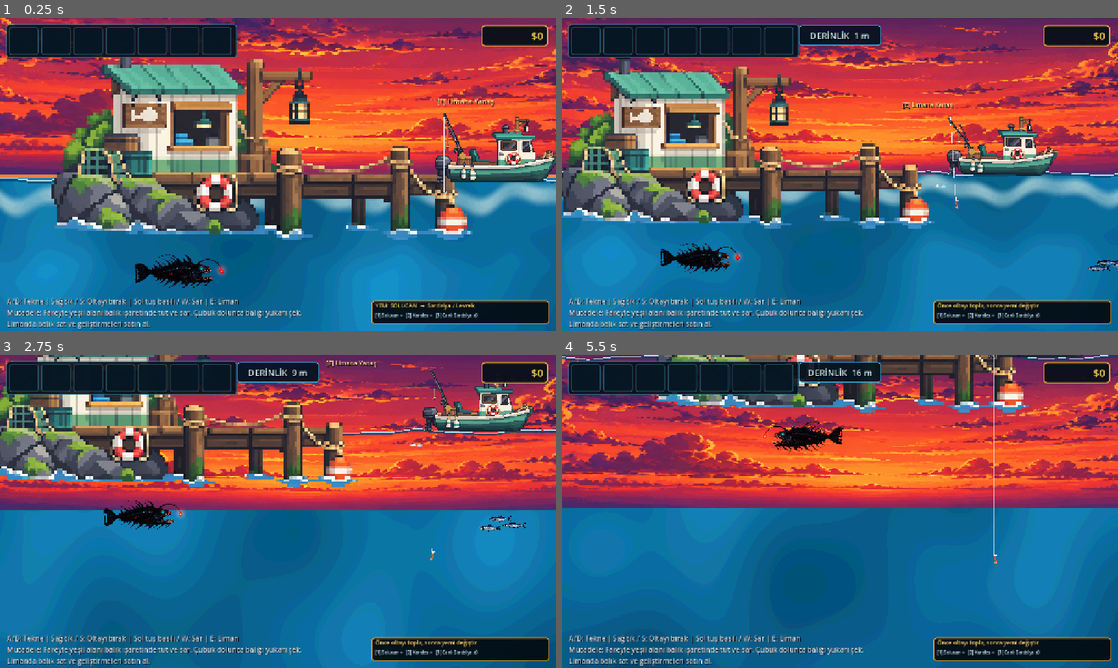
Above: before the commit, frames 1-4 (two rows, left to right).
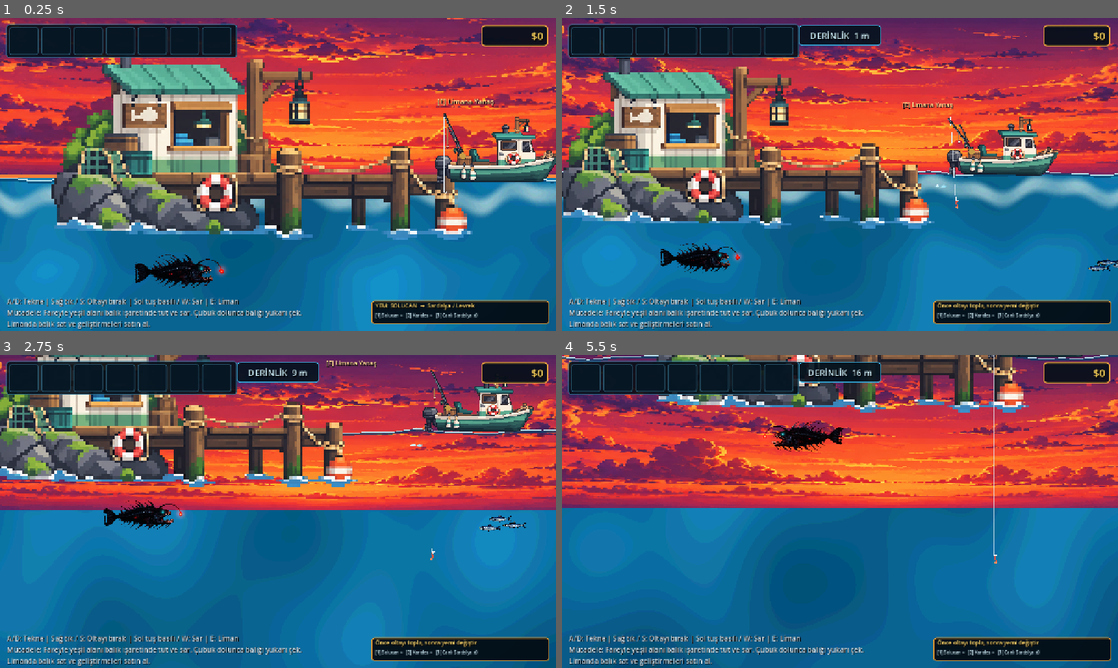
Above: after the commit, the same moments.

Repository: mirackayademir/TinyFisher
Game: Godot game, scene res://scenes/world.tscn
Same seed, same stepped clock (60 frames per second), same inputs: the game is played once before the commit and once after it.
Inputs (mouse positions are in pixels of both pictures, inside the frame that each line leads up to):
- Up to frame 1 (0.25 s): no input
- Up to frame 2 (1.5 s): tap Enter at 0.5 s; move the mouse to (962, 158) at 0.52 s; hold D (move_right) 0.53-1.28 s; tap E (dock) at 0.6 s; click (962, 158) at 0.67 s; move the mouse to (728, 190) at 1.27 s; hold S from 1.28 s (still down); tap 1 at 1.35 s
- Up to frame 3 (2.75 s): move the mouse to (333, 442) at 2.02 s; release S at 2.03 s; hold D (move_right) from 2.03 s (still down); tap 2 at 2.1 s
- Up to frame 4 (5.5 s): move the mouse to (812, 574) at 2.77 s; release D (move_right) at 2.78 s; hold W 2.78-3.53 s; tap one key every 0.75 s from 2.85 s: 3 E (dock) 1 2; click (812, 574) at 2.92 s; move the mouse to (1006, 558) at 3.52 s; hold A (move_left) 3.53-5.03 s; move the mouse to (673, 464) at 4.27 s; move the mouse to (867, 511) at 5.02 s; hold S from 5.03 s (still down); click (867, 511) at 5.17 s

The runs differ from the first frame. In frame 1, 16% of the frame differs, in the area x 0-100%, y 0-50%; in frame 2, 15%; in frame 3, 16%; in frame 4, 22%, in the area x 0-100%, y 0-49%.

Commit message:
Fix sky waterline seam

Diff:
--- a/scenes/environment_layers.gd
+++ b/scenes/environment_layers.gd
@@ -9,6 +9,9 @@
 const WATER_SURFACE_Y: float = 360.0
 const WORLD_LEFT_X: float = -1000.0
 const WORLD_RIGHT_X: float = 11000.0
+
+# Sky assetinin en altindaki sert turuncu piksel bandini kullanmiyoruz.
+const SKY_BOTTOM_CROP_PX: float = 14.0
 
 # World.tscn Sky=-10, Water=-9. Gokyuzu yeni tabanin ustunde,
 # su/oynanis elemanlarinin arkasinda kalir.
@@ -43,7 +46,7 @@
 func _ready() -> void:
 	process_mode = Node.PROCESS_MODE_ALWAYS
 	_rng.seed = DECOR_SEED
-	print("ENVIRONMENT LAYERS V3: TEK TEK YERLESTIRME MODU")
+	print("ENVIRONMENT LAYERS V4: SKY ALT KENAR KIRPILDI")
 
 
 func _process(_delta: float) -> void:
@@ -75,7 +78,7 @@
 
 	_build_layer_tree()
 	_build_sky_only()
-	print("ENVIRONMENT: sadece SKY 1/36 aktif")
+	print("ENVIRONMENT: sadece SKY 1/36 aktif - alt kenar temiz")
 
 
 func _build_layer_tree() -> void:
@@ -114,11 +117,26 @@
 	if layer == null or layer.get_node_or_null("SkyBaseArt") != null:
 		return
 
-	var texture: Texture2D = _load_texture(SKY_TEXTURE_PATH)
-	if texture == null:
-		return
-
-	var texture_size: Vector2 = texture.get_size()
+	var source_texture: Texture2D = _load_texture(SKY_TEXTURE_PATH)
+	if source_texture == null:
+		return
+
+	var source_size: Vector2 = source_texture.get_size()
+	if source_size.x <= 0.0 or source_size.y <= SKY_BOTTOM_CROP_PX:
+		return
+
+	# Assetin en altindaki duz turuncu bant AtlasTexture ile gercekten kirpilir.
+	# Sprite'i sadece yukari tasimiyoruz; sorunlu pikseller hic cizilmiyor.
+	var cropped_texture: AtlasTexture = AtlasTexture.new()
+	cropped_texture.atlas = source_texture
+	cropped_texture.region = Rect2(
+		0.0,
+		0.0,
+		source_size.x,
+		source_size.y - SKY_BOTTOM_CROP_PX
+	)
+
+	var texture_size: Vector2 = cropped_texture.get_size()
 	if texture_size.x <= 0.0 or texture_size.y <= 0.0:
 		return
 
@@ -126,10 +144,10 @@
 	root.name = "SkyBaseArt"
 	layer.add_child(root)
 
-	# Gokyuzu sadece su cizgisinin ustunu doldurur.
+	# Kirpilmis gokyuzunun alt kenari tam su cizgisine oturur.
 	# Diger 7 surface gorselinin hicbiri burada eklenmez.
 	var target_height: float = 860.0
-	var center_y: float = -70.0
+	var center_y: float = WATER_SURFACE_Y - (target_height * 0.5)
 	var scale_factor: float = target_height / texture_size.y
 	var tile_width: float = maxf(texture_size.x * scale_factor, 1.0)
 	var x: float = WORLD_LEFT_X + tile_width * 0.5
@@ -138,7 +156,7 @@
 	while x < WORLD_RIGHT_X + tile_width * 0.5:
 		var sprite: Sprite2D = Sprite2D.new()
 		sprite.name = "Tile_%02d" % tile_index
-		sprite.texture = texture
+		sprite.texture = cropped_texture
 		sprite.texture_filter = CanvasItem.TEXTURE_FILTER_NEAREST
 		sprite.position = Vector2(x, center_y)
 		sprite.scale = Vector2.ONE * scale_factor
